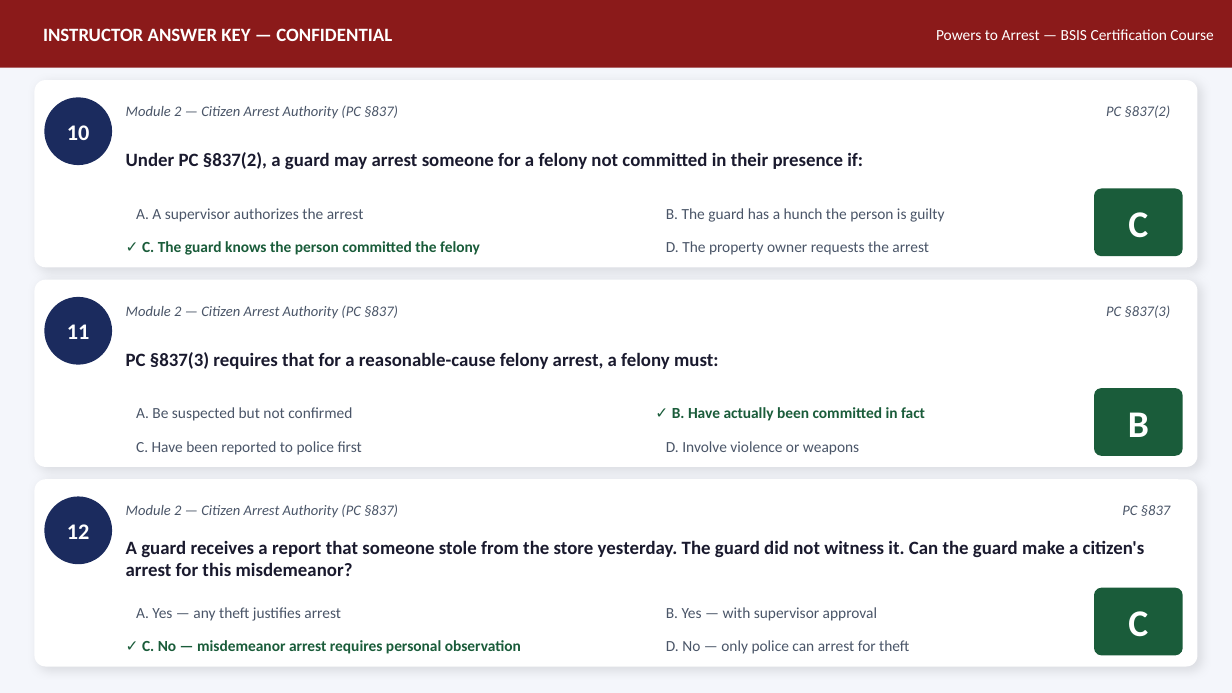
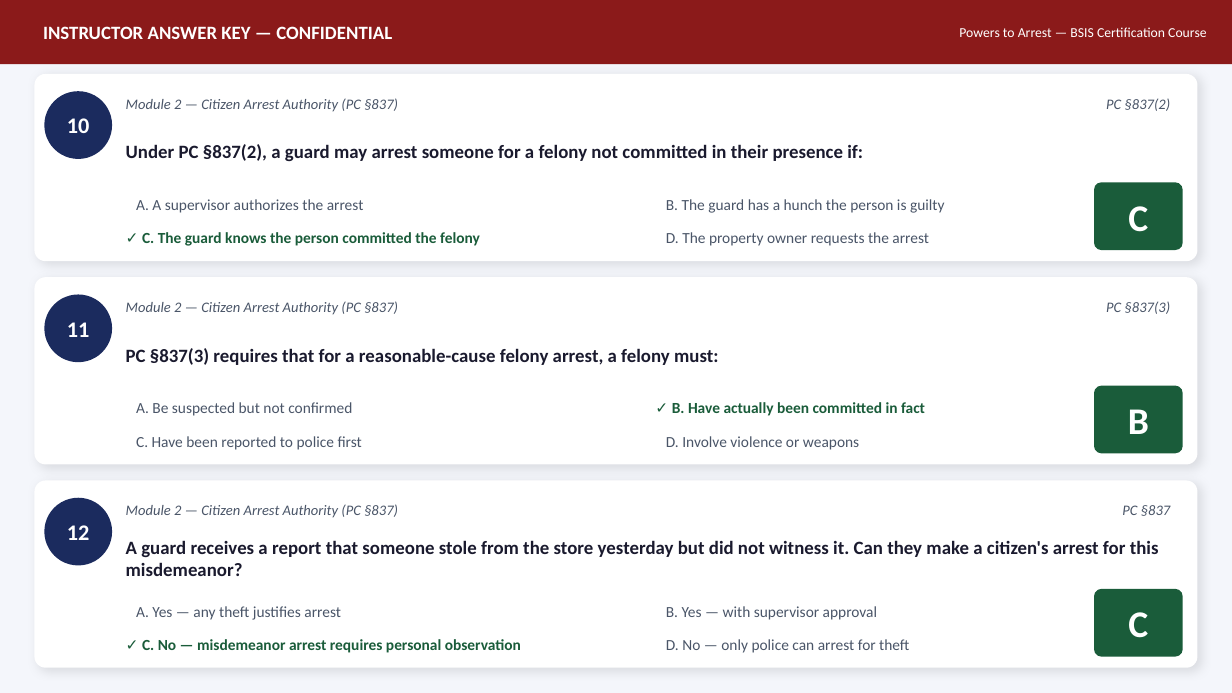
Before and after one commit to MaccPSLAW/Licensing-Live-Scans-, a slide deck: slide 6 of PSLAW-Courses/final-projects/Powers_to_Arrest_BSIS_Certification_MACCESS_INC-AnswerKey.pptx. Drawn at 1232x693 pixels with LibreOffice and Linux fonts; fonts in the diff are those of the drawing. Boxes give left, top, right and bottom in pixels: in the first picture for what was removed or moved away, otherwise in the second. Text is boxed around its words. In the diff, an @@ line names an element or a change of style, - is before the commit and + after.

Commit message:
feat: Powers to Arrest — BSIS Certification Course — Answer Key PPTX

```diff
--- a/PSLAW-Courses/final-projects/Powers_to_Arrest_BSIS_Certification_MACCESS_INC-AnswerKey.pptx
+++ b/PSLAW-Courses/final-projects/Powers_to_Arrest_BSIS_Certification_MACCESS_INC-AnswerKey.pptx
@@ rectangle: place and size @@
-rectangle at box(0, 0, 1232, 68)
+rectangle at box(0, 0, 1232, 64)
@@ text "Powers to Arrest — BSIS ...": place and size @@
-text "Powers to Arrest — BSIS ..." at box(936, 29, 1213, 40)
+text "Powers to Arrest — BSIS ..." at box(959, 27, 1206, 37)
@@ text "Powers to Arrest — BSIS ..." at box(959, 27, 1206, 37): size 9 to 8 pt @@
@@ 9 texts, 2 rounded rectangles, 1 ellipse: place and size @@
-9 texts, 2 rounded rectangles, 1 ellipse at box(34, 80, 1198, 455)
+9 texts, 2 rounded rectangles, 1 ellipse at box(34, 74, 1198, 450)
@@ 4 texts: place and size @@
-4 texts at box(136, 208, 945, 255)
+4 texts at box(136, 199, 945, 246)
@@ 3 texts: place and size @@
-3 texts at box(126, 305, 1171, 369)
+3 texts at box(126, 301, 1171, 365)
@@ text at box(126, 540, 1159, 576): text changed @@
-A guard receives a report that someone stole from the store yesterday. The guard did not witness it. Can the guard make a citizen's arrest for this misdemeanor?
+A guard receives a report that someone stole from the store yesterday but did not witness it. Can they make a citizen's arrest for this misdemeanor?
```
Also in this commit, not shown: 21 other slides changed.
